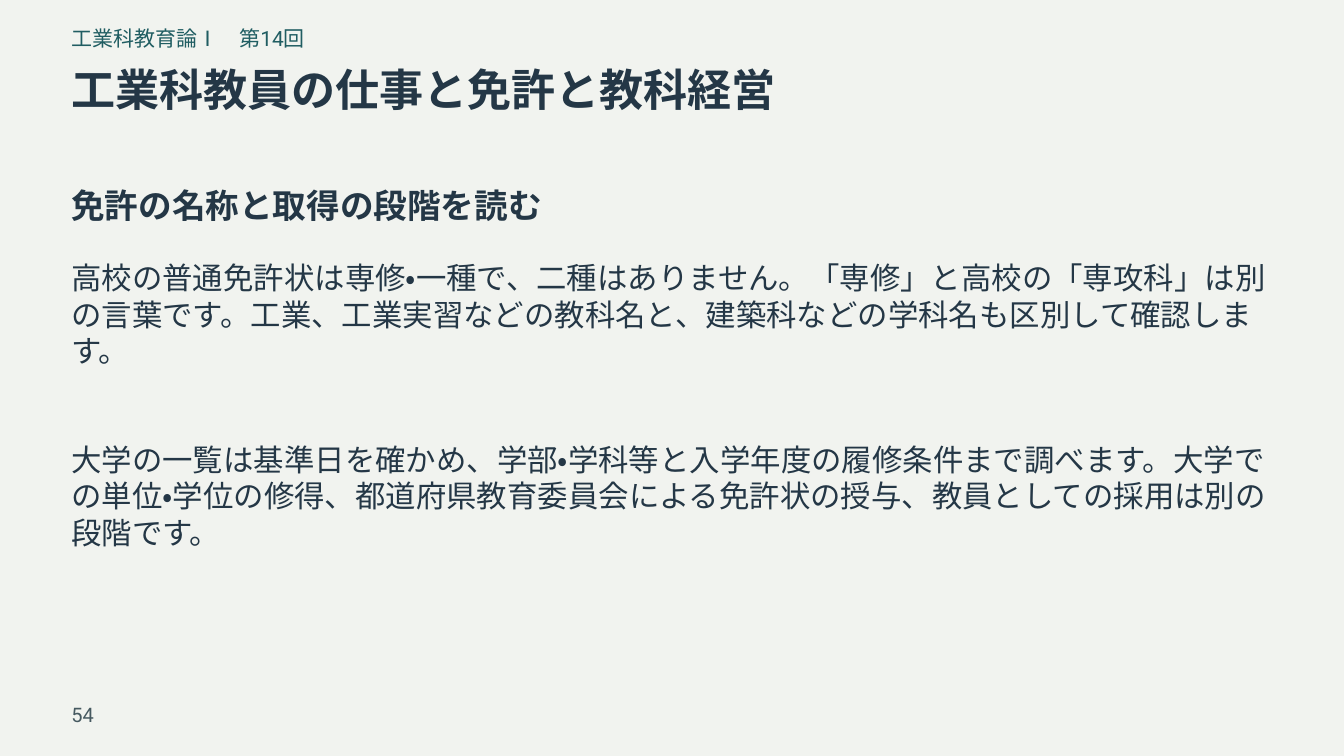
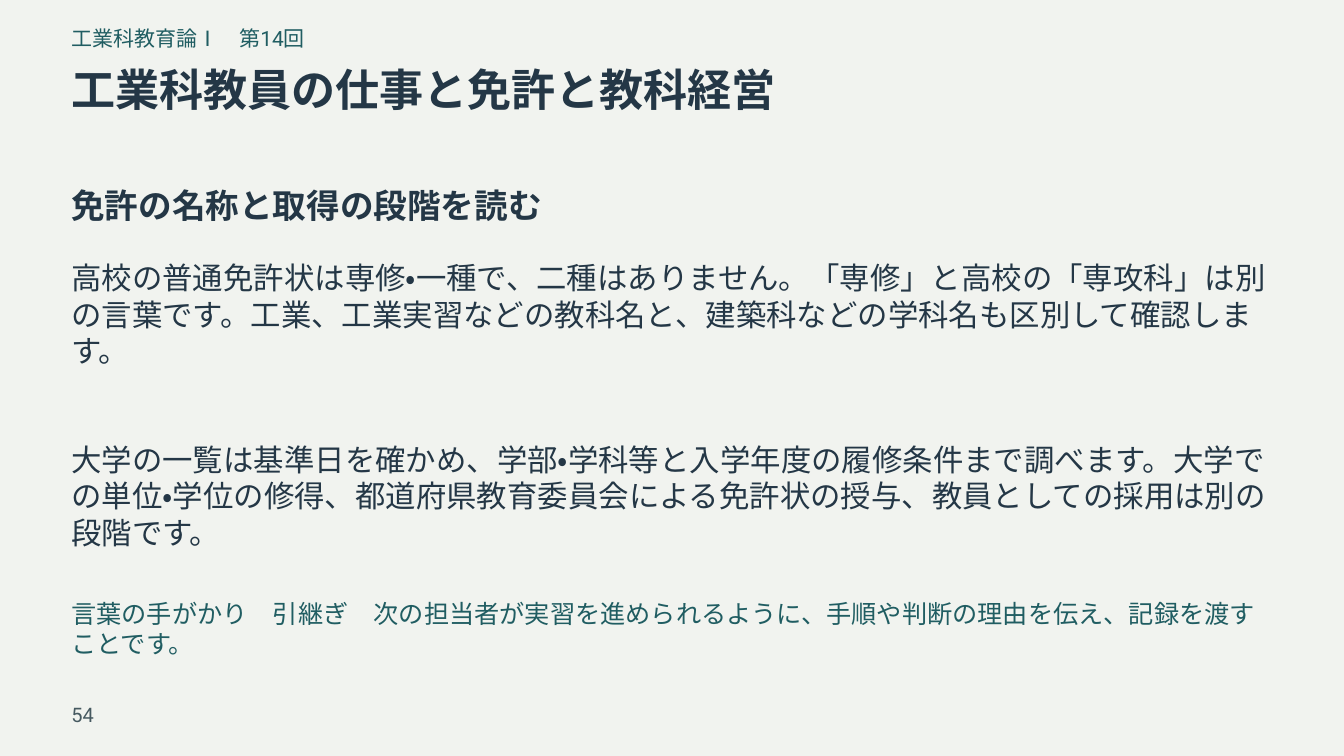
Before and after one commit to zooc-14calbp/industrial-education-i, a slide deck: slide 54 of reorganized/20261105/expanded/slides.pptx. Drawn at 1344x756 pixels with LibreOffice and Linux fonts; fonts in the diff are those of the drawing. Boxes give left, top, right and bottom in pixels: in the first picture for what was removed or moved away, otherwise in the second. Text is boxed around its words. In the diff, an @@ line names an element or a change of style, - is before the commit and + after.

```diff
--- a/reorganized/20261105/expanded/slides.pptx
+++ b/reorganized/20261105/expanded/slides.pptx
@@ text added at (71,602,1255,625), 18 pt, text #205D62 @@
+言葉の手がかり 引継ぎ 次の担当者が実習を進められるように、手順や判断の理由を伝え、記録を渡すことです。
```
Also in this commit, not shown: 15 other slides changed, 37 other files.
